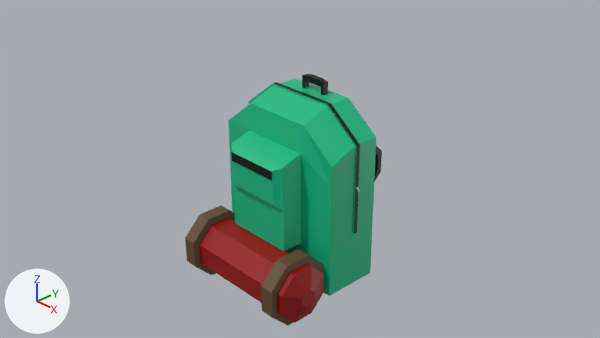
The Blender file Backpack/backpack.blend as it was, and as the next commit left it.
Rendered twice from the file's camera 'Camera'. Arrows for +X, +Y and +Z are at lower left; the lights stay in place.

Before the edit, the objects in view are built like this:
```python
ob_backpack = bpy.data.objects.new('Backpack', me_cube)
ob_backpack.location = (0.0, -0.072, 0.0)
ob_backpack.scale = (1.0, 0.4, 1.0)
ob_camping_mat = bpy.data.objects.new('Camping Mat', me_cylinder_001)
ob_camping_mat.location = (-0.005, -0.932, -1.208)
ob_camping_mat.rotation_euler = (-1.571, 1.972, -1.571)  # degrees (-90, 113, -90)
ob_camping_mat.scale = (0.4, 0.4, 1.0)
ob_handle = bpy.data.objects.new('Handle', me_cube_001)
ob_handle.location = (0.013, 0.195, 0.99)
ob_handle.scale = (0.2, 0.04, 0.2)
ob_mat_holder_left = bpy.data.objects.new('Mat Holder Left', me_cylinder_004)
ob_mat_holder_left.location = (-0.803, -0.931, -1.192)
ob_mat_holder_left.rotation_euler = (-1.571, 1.972, -1.571)  # degrees (-90, 113, -90)
ob_mat_holder_left.scale = (0.5, 0.5, 0.1)
ob_mat_holder_right = bpy.data.objects.new('Mat Holder Right', me_cylinder_003)
ob_mat_holder_right.location = (0.793, -0.931, -1.192)
ob_mat_holder_right.rotation_euler = (-1.571, 1.972, -1.571)  # degrees (-90, 113, -90)
ob_mat_holder_right.scale = (0.5, 0.5, 0.1)
ob_strap_right = bpy.data.objects.new('Strap Right', me_cylinder_006)
ob_strap_right.location = (0.793, 0.269, 0.112)
ob_strap_right.rotation_euler = (-1.571, 1.972, -1.571)  # degrees (-90, 113, -90)
ob_strap_right.scale = (0.4, 0.4, 0.05)
```
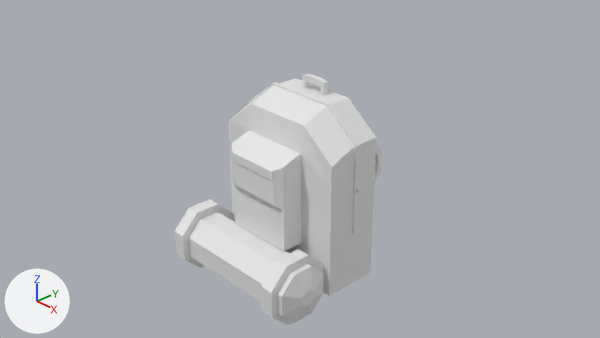
Where the change shows, as pixel boxes (x1, y1, x2, y2) in the pictures (600 x 338 px):
```json
{"object": "Camping Mat", "change": "recoloured", "before": [188, 212, 324, 323], "after": [188, 212, 324, 323], "on screen": "red to white"}
{"object": "Mat Holder Left", "change": "recoloured, moved", "before": [185, 205, 235, 275], "after": [174, 199, 234, 268]}
{"object": "Mat Holder Right", "change": "recoloured", "before": [261, 249, 323, 325], "after": [261, 249, 323, 325], "on screen": "brown to white"}
{"object": "Handle", "change": "recoloured", "before": [302, 74, 328, 95], "after": [302, 74, 328, 95], "on screen": "black to white"}
{"object": "Strap Right", "change": "recoloured", "before": [374, 146, 382, 182], "after": [374, 146, 382, 182], "on screen": "black to white"}
{"part": 1, "of": "me_cube", "change": "recoloured", "before": [228, 78, 376, 296], "after": [228, 78, 376, 296], "on screen": "green to white"}
{"part": 2, "of": "me_cube", "change": "recoloured", "before": [231, 82, 360, 233], "after": [231, 82, 360, 233], "on screen": "black to white"}
```

The change, as JSON lines over the scene's bpy script:
```json
{"op": "set", "path": "mat_material_004.base_color", "old": "(0.0, 0.0, 0.0)", "new": "(0.799, 0.799, 0.799)", "note": "black #000000 -> white #e7e7e7"}
{"block": "me_cube", "where": "me_cube.from_pydata(...)  # 200 vertices, 198 faces; spans x -1.03..1.03, y -2.11..1.38, z -1.44..1.03"}
{"block": "me_cube", "where": "# used by ob_backpack; location = (0.0, -0.072, 0.0); scale = (1.0, 0.4, 1.0)"}
{"block": "me_cube", "change": "me_cube part 1: all 184 faces that had it switch from mat_material (green #0dba86) to no material"}
{"block": "me_cube", "change": "me_cube part 2: all 14 faces that had it switch from mat_material_005 (black #000000) to no material"}
{"block": "me_cylinder_001", "where": "me_cylinder_001.from_pydata(...)  # 40 vertices, 34 faces; spans x -0.99..0.99, y -0.99..0.99, z -1.08..1.09"}
{"op": "remove", "block": "me_cylinder_001", "code": "me_cylinder_001.materials.append(mat_material_001)  # red #990000"}
{"block": "me_cylinder_003", "where": "me_cylinder_003.from_pydata(...)  # 56 vertices, 40 faces; spans x -0.99..0.99, y -0.99..0.99, z -1.02..1.02"}
{"op": "remove", "block": "me_cylinder_003", "code": "me_cylinder_003.materials.append(mat_material_006)  # brown #624a2e"}
{"block": "me_cylinder_004", "where": "me_cylinder_004.from_pydata(...)  # 56 vertices, 40 faces; spans x -0.99..0.99, y -0.99..0.99, z -1.02..1.02"}
{"op": "remove", "block": "me_cylinder_004", "code": "me_cylinder_004.materials.append(mat_material_007)  # brown #624a2e"}
{"block": "me_cylinder_006", "where": "me_cylinder_006.from_pydata(...)  # 56 vertices, 40 faces; spans x -0.99..0.99, y -0.99..0.99, z -1.02..1.02"}
{"op": "remove", "block": "me_cylinder_006", "code": "me_cylinder_006.materials.append(mat_material_009)  # black #000000"}
{"op": "set", "path": "ob_mat_holder_left.location", "old": "(-0.803, -0.931, -1.192)", "new": "(-1.054, -0.931, -1.192)"}
```
